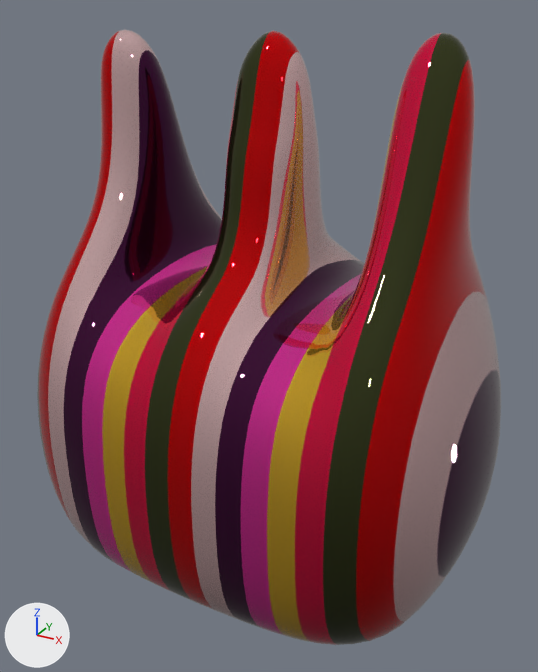
The FBX model arfoundation-samples-4.1/Assets/Shape/FBX-OnSTick_33SET/B-1_Onstick.fbx, before and after one commit.
The view is the same before and after, from a 50 mm lens placed at (0.696, -1.283, 1.219), pointed at (-0.005, -0.008, 0.582). Arrows for +X, +Y and +Z are at lower left; the lights stay in place. Where no turn or scale is listed for an object, it has been applied to the vertices.

Objects in the first picture: 'B-1'.
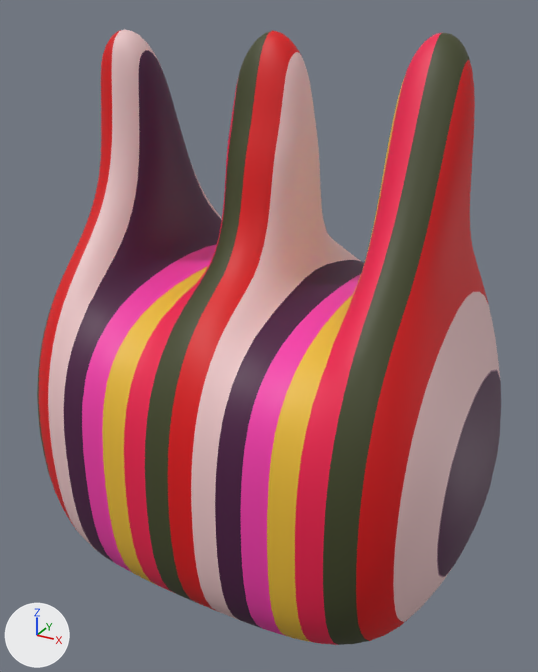
Where the newer file only moved an object's origin or applied its transform, the numbers keep the older frame.

Where the change shows, as pixel boxes [x1, y1, x2, y2] in the pictures (538 x 672 px):
'B-1', surface changed: [37, 30, 501, 645] in both

The change in detail:
In material 'B-1' (mat_b_1), metallic goes from 0.85 to 0.0.
In material 'B-1' (mat_b_1), roughness goes from 0.0 to 0.553.
